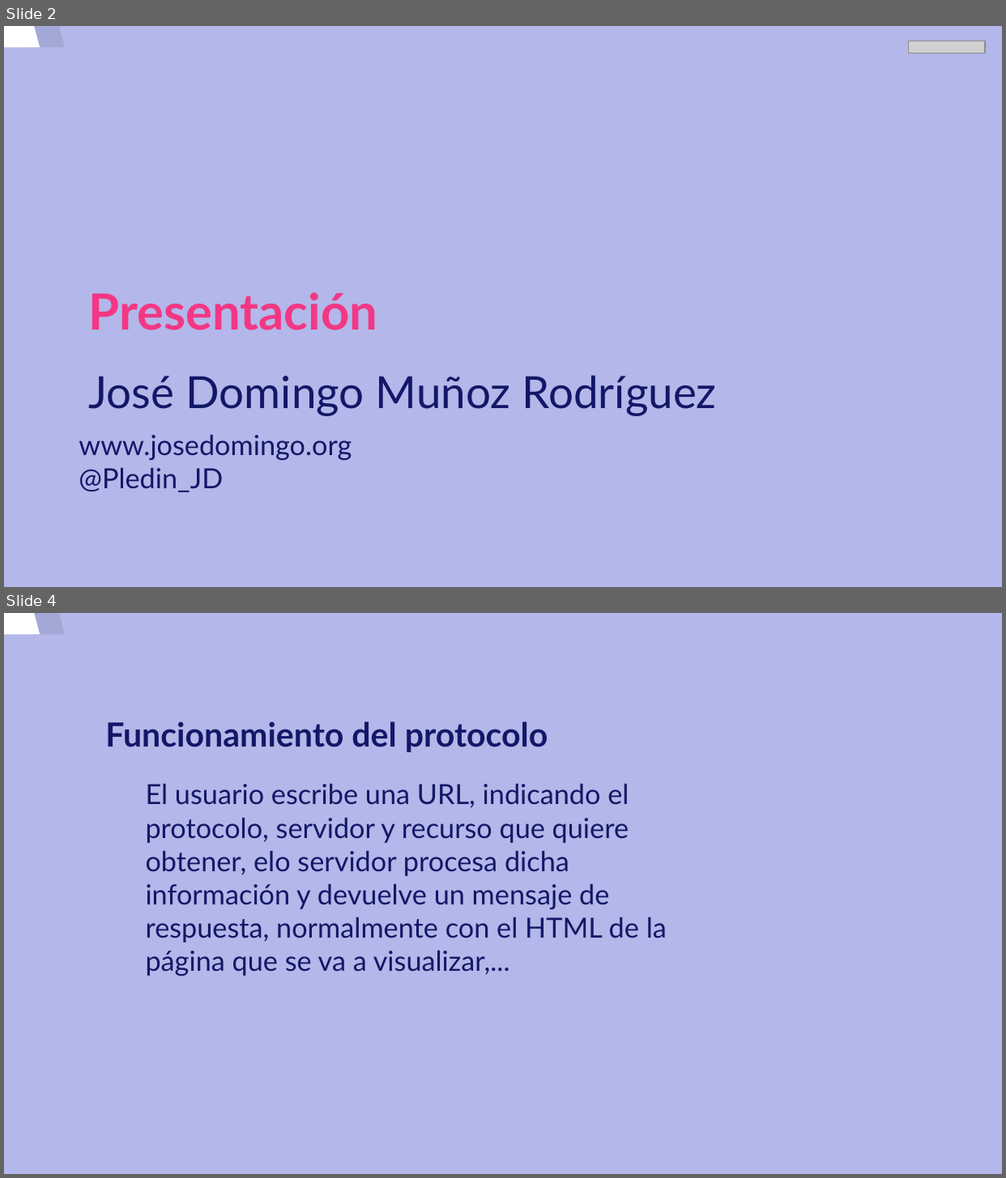
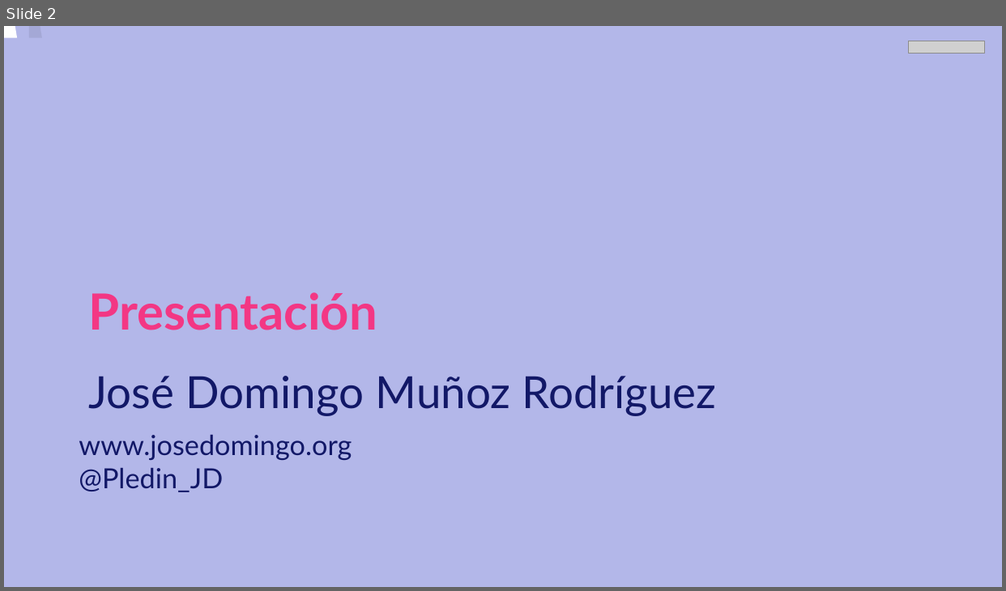
Before and after one commit to josedom24/curso_flask, a slide deck: curso/u0/u0.odp. Shown one above the other, each under a label of ours: slides 2 and 4 before the commit, slide 2 after it; the slides between them are not shown. The pictures are 1006x1178 and 1006x591 pixels, drawn with LibreOffice and Linux fonts; fonts in the diff are those of the drawing; grey boxes stand for pictures. Boxes give left, top, right and bottom in pixels: in the first picture for what was removed or moved away, otherwise in the second. Text is boxed around its words. In the diff, an @@ line names an element or a change of style, - is before the commit and + after.

```diff
--- a/curso/u0/u0.odp
+++ b/curso/u0/u0.odp
@@ slide 4 removed at [4, 613, 1002, 1174], background #B3B7E9; not listed: 2 template elements that a slide beside it also shows @@
@@ title removed at [105, 722, 548, 752] @@
-Funcionamiento del protocolo
@@ text removed at [146, 784, 667, 976] @@
-El usuario escribe una URL, indicando el protocolo, servidor y recurso que quiere obtener, elo servidor procesa dicha información y devuelve un mensaje de respuesta, normalmente con el HTML de la página que se va a visualizar,...
@@ slide 2 changed as well @@
@@ freeform shape at [4, 26, 902, 587]: outline redrawn @@
@@ freeform shape at [29, 26, 927, 587]: outline redrawn @@
```
Also in this commit, not shown: 1 other slide changed, 6 slides added, 7 other slides removed, 1 other file.
